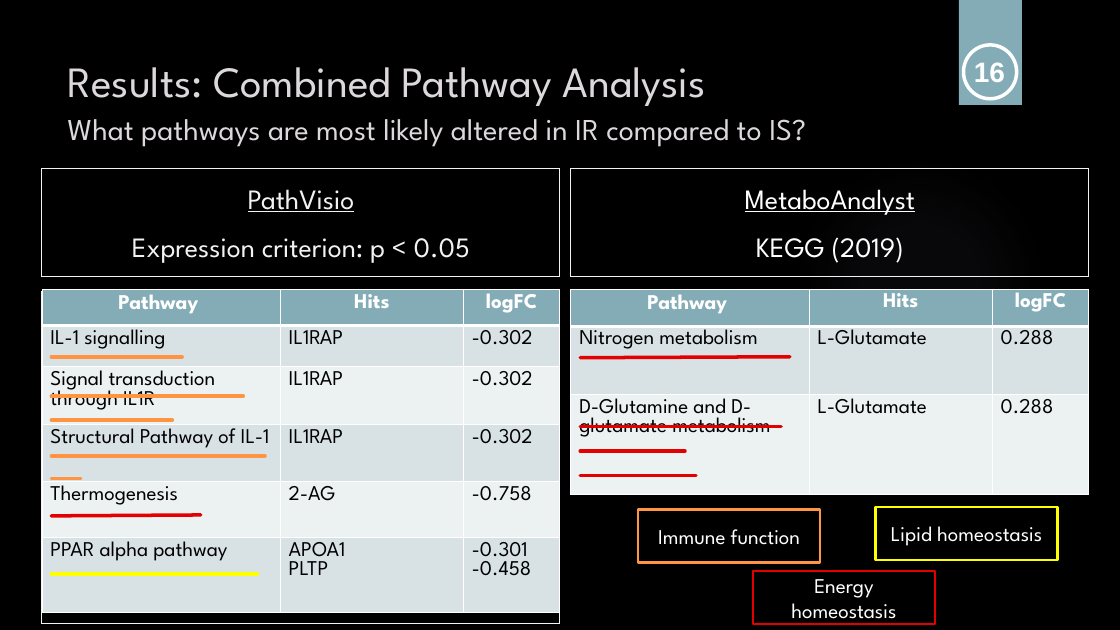
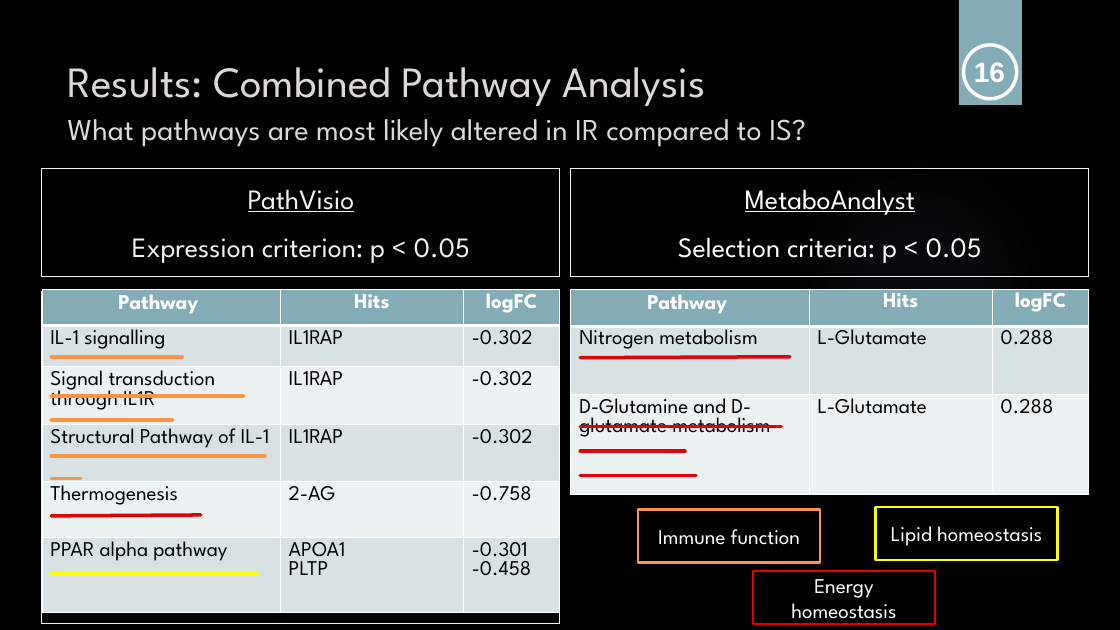
Before and after one commit to sabdeolive/Sabrina_BMS_Bachelor-Internship, a slide deck: slide 16 of Final Presentation.pptx. Drawn at 1120x630 pixels with LibreOffice and Linux fonts; fonts in the diff are those of the drawing; background and template pictures are left out. Boxes give left, top, right and bottom in pixels: in the first picture for what was removed or moved away, otherwise in the second. Text is boxed around its words. In the diff, an @@ line names an element or a change of style, - is before the commit and + after.

```diff
--- a/Final Presentation.pptx
+++ b/Final Presentation.pptx
@@ text in rectangle at <box>678,237,982,263</box>: text changed @@
-KEGG (2019)
+Selection criteria: p < 0.05
```
Also in this commit, not shown: 2 other slides changed, 1 slide added, 1 slide removed.
